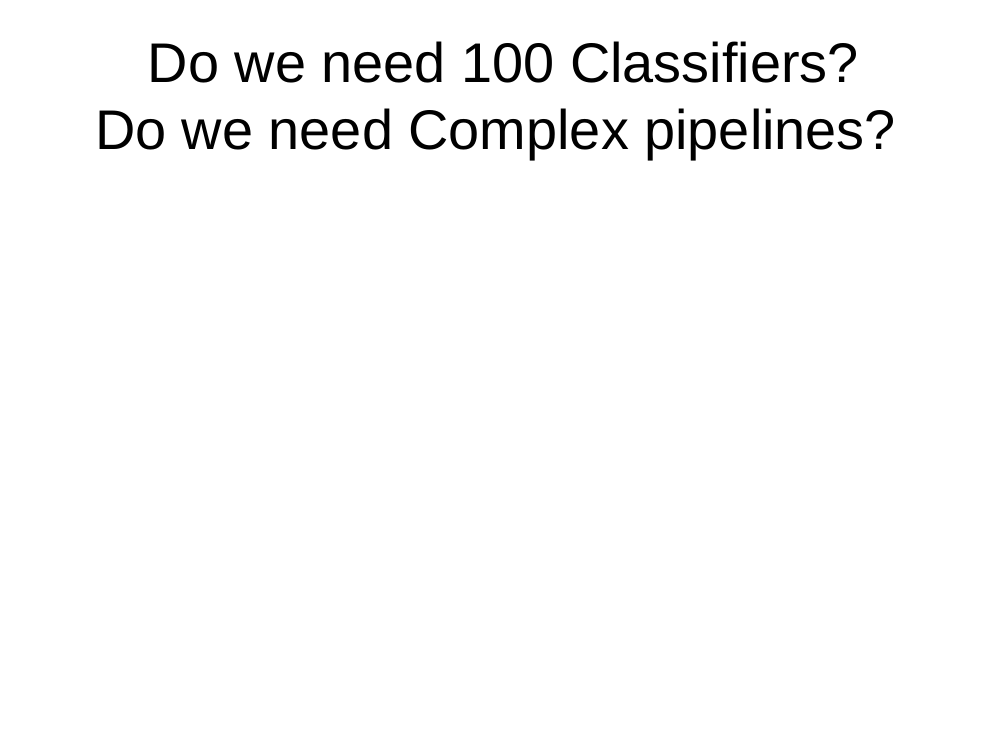
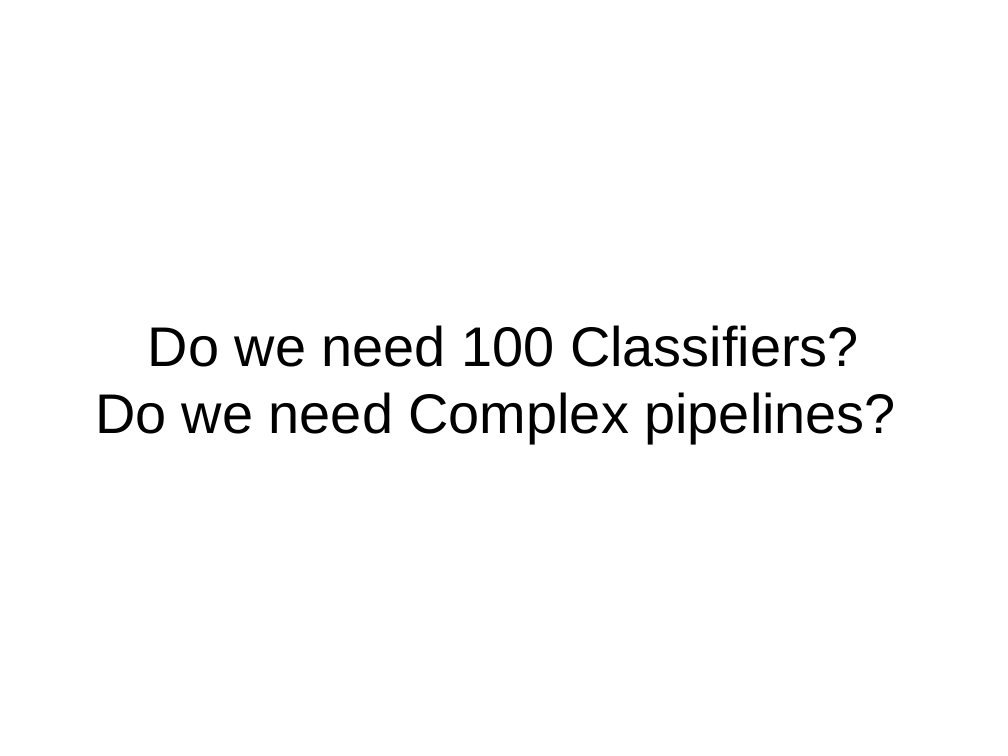
Before and after one commit to amueller/talks_odt, a slide deck: slide 41 of automating_machine_learning_scipy2016.odp. Drawn at 1008x756 pixels with LibreOffice and Linux fonts; fonts in the diff are those of the drawing. Boxes give left, top, right and bottom in pixels: in the first picture for what was removed or moved away, otherwise in the second. Text is boxed around its words. In the diff, an @@ line names an element or a change of style, - is before the commit and + after.

```diff
--- a/automating_machine_learning_scipy2016.odp
+++ b/automating_machine_learning_scipy2016.odp
@@ title "Do we need 100 Classifiers? ..." moved from (x1=95, y1=41, x2=896, y2=159) to (x1=95, y1=325, x2=896, y2=443) @@
```
Also in this commit, not shown: 10 other slides changed, 2 slides added, 2 slides removed, 1 other file.
